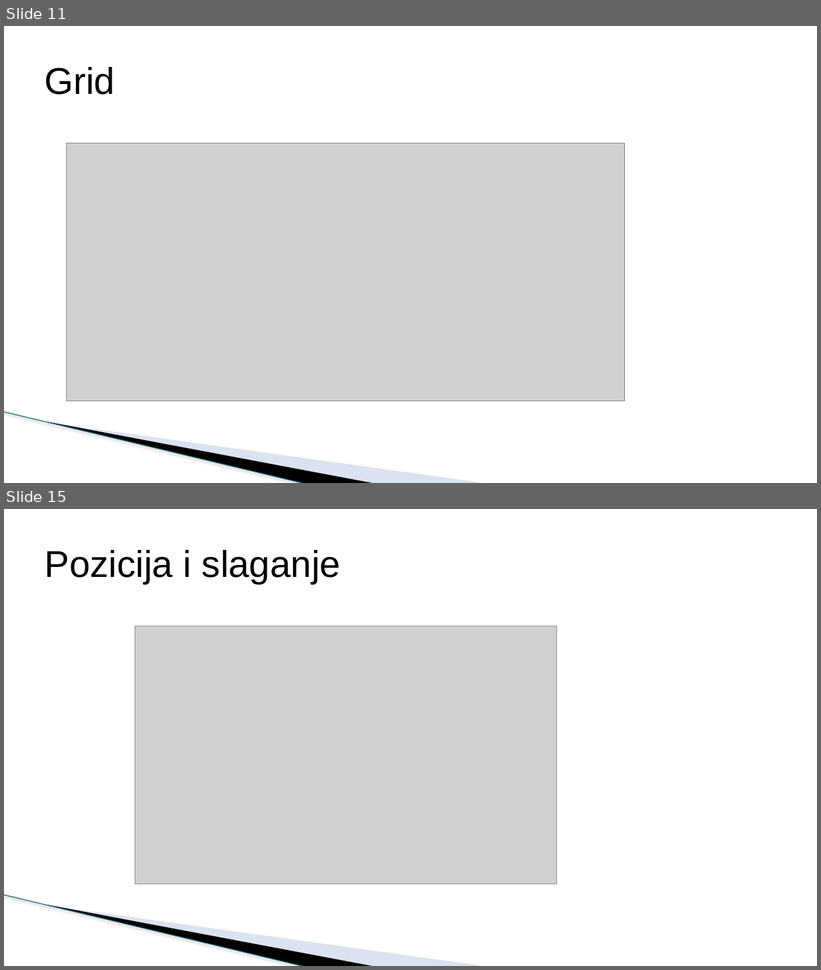
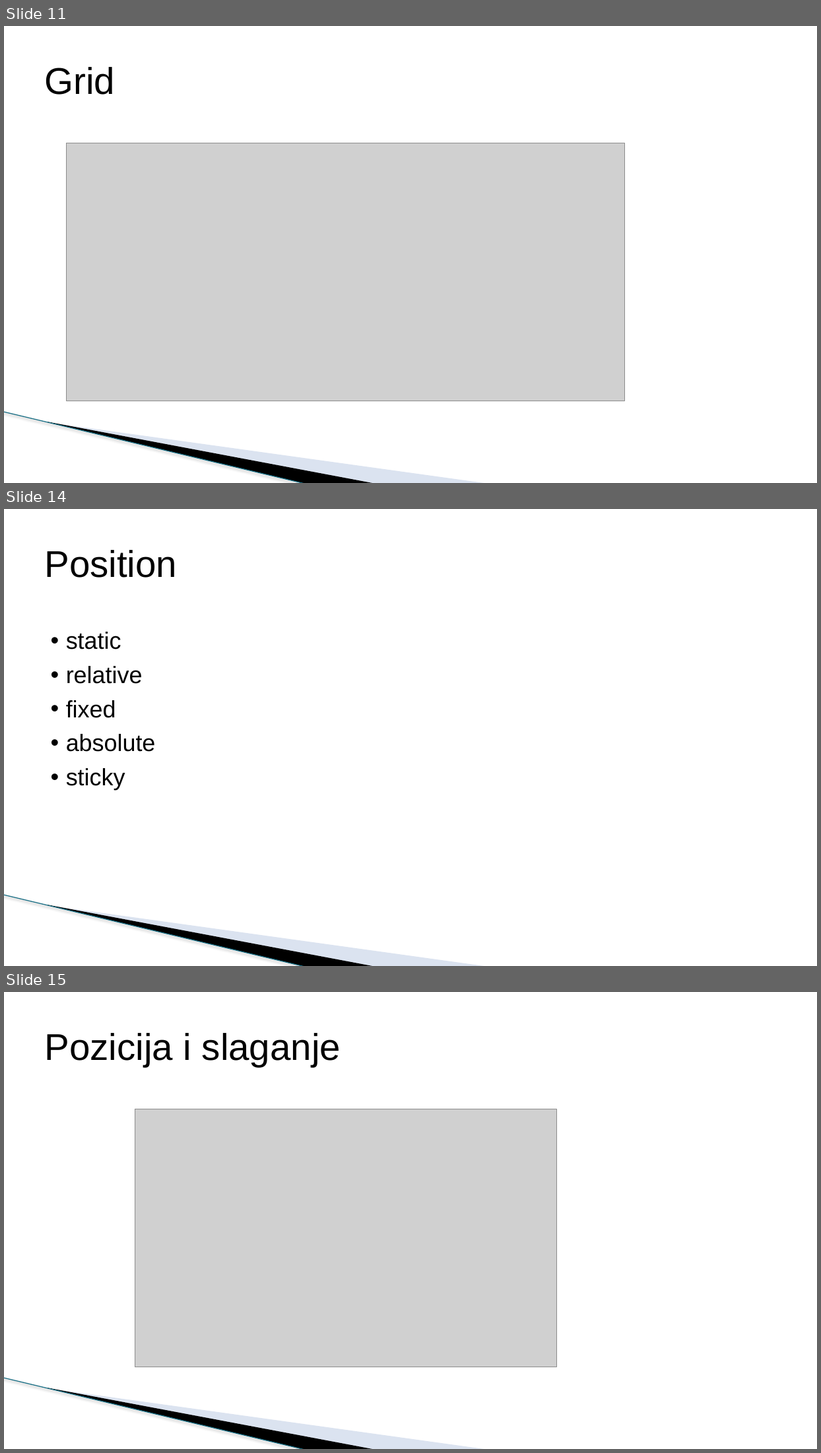
Before and after one commit to todalexcode/kurs-front-end, a slide deck: sesija-21/PPT/Front-End Developer-21.pptx. Shown one above the other, each under a label of ours: slides 11 and 15 before the commit, slides 11, 14 and 15 after it; the slides between them are not shown. The pictures are 821x970 and 821x1453 pixels, drawn with LibreOffice and Linux fonts; fonts in the diff are those of the drawing; grey boxes stand for pictures; background and template pictures are left out. Boxes give left, top, right and bottom in pixels: in the first picture for what was removed or moved away, otherwise in the second. Text is boxed around its words. In the diff, an @@ line names an element or a change of style, - is before the commit and + after.

```diff
--- a/sesija-21/PPT/Front-End Developer-21.pptx
+++ b/sesija-21/PPT/Front-End Developer-21.pptx
@@ slide 14 added at (x1=4, y1=509, x2=817, y2=966), background #FFFFFF; not listed: 3 template elements that a slide beside it also shows @@
@@ title added at (x1=45, y1=550, x2=178, y2=578), 44 pt, text #000000 @@
+Position
@@ text added at (x1=66, y1=632, x2=156, y2=790), 28 pt, text #000000 @@
+• static
+• relative
+• fixed
+• absolute
+• sticky
```
Also in this commit, not shown: 1 slide changed, 3 other slides added, 3 slides removed.
